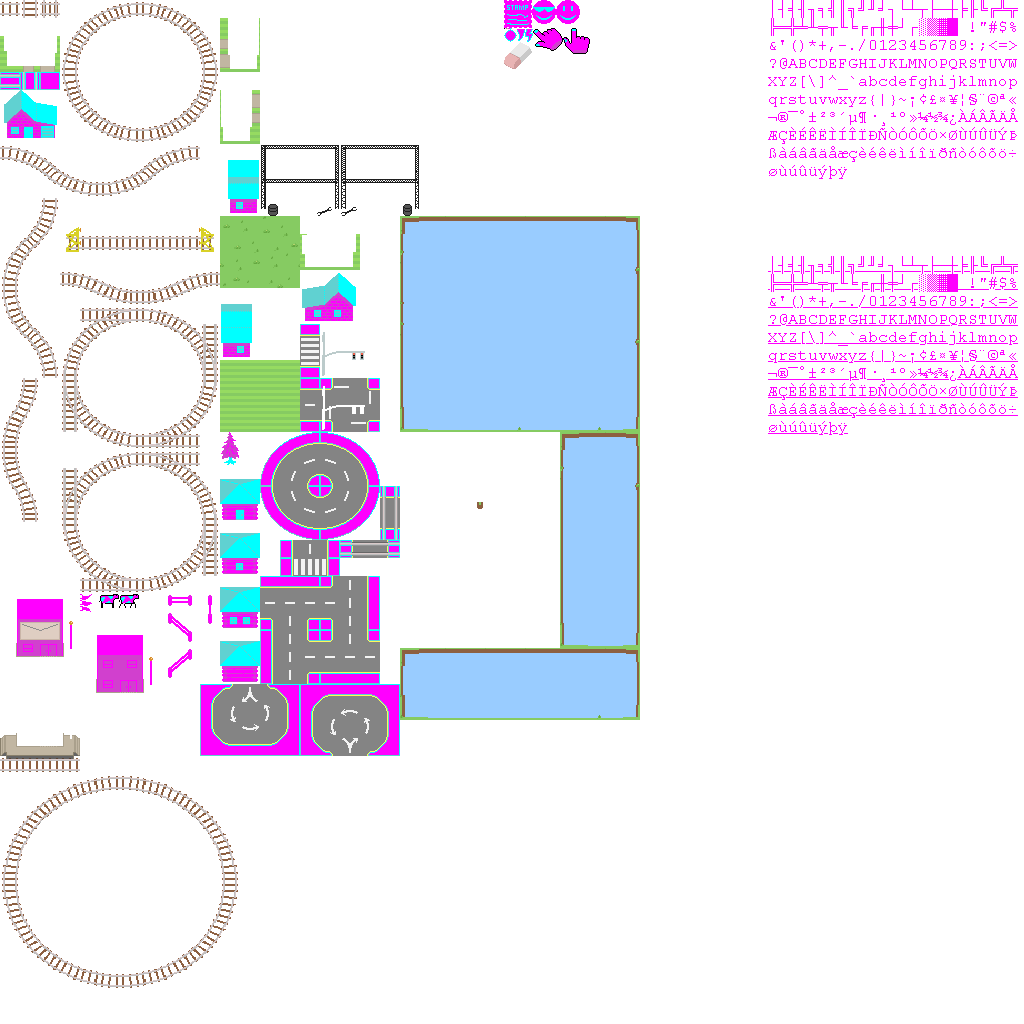
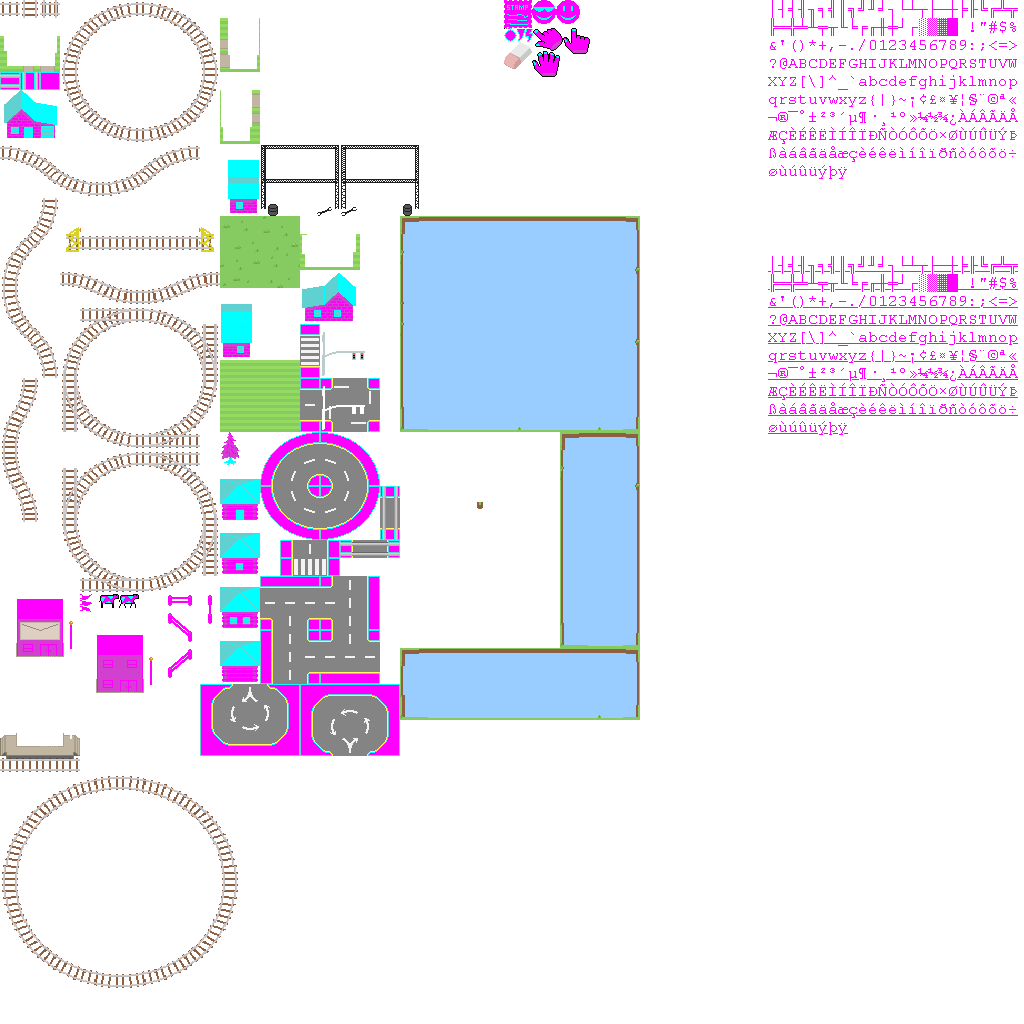
Layer changes from the first 1024 × 1024 image to the second:
painted on "base.png copy" over [532,35,581,77]
